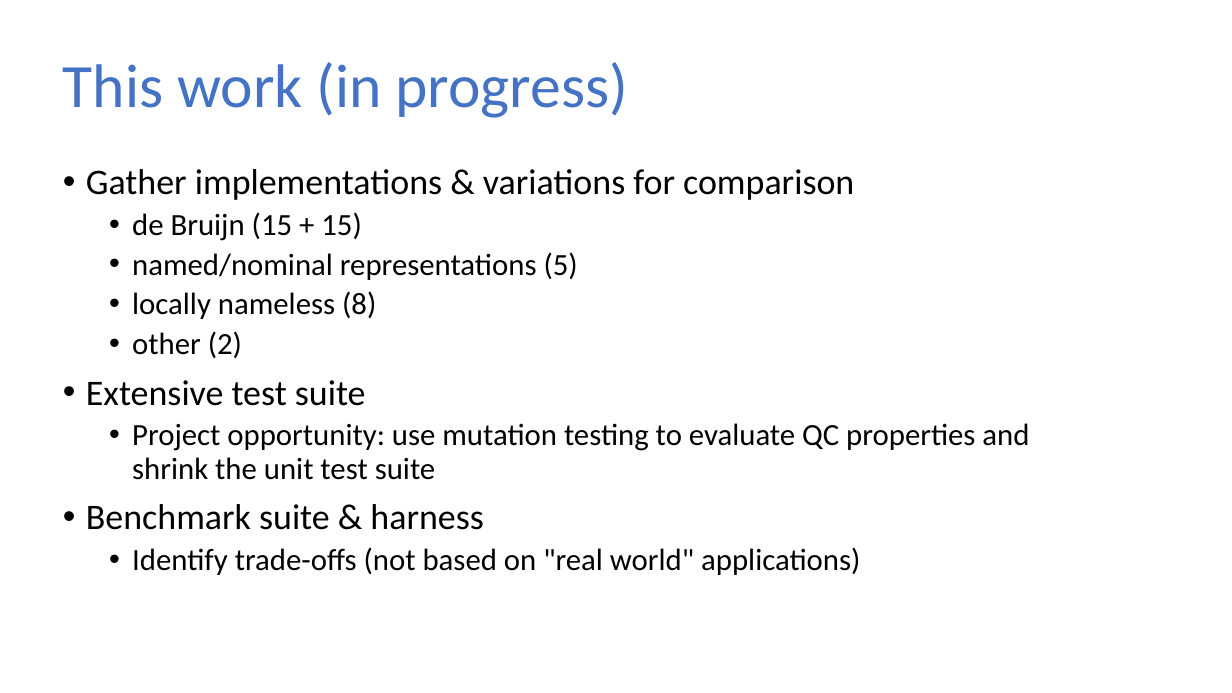
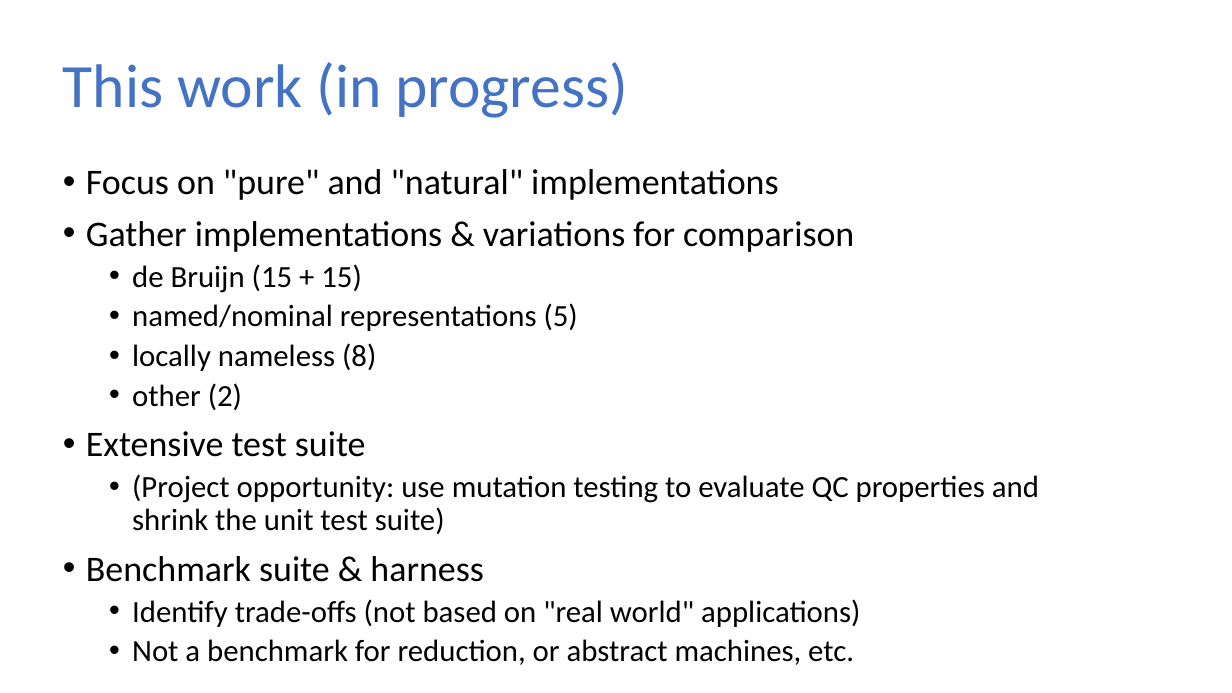
Before and after one commit to sweirich/lambda-n-ways, a slide deck: slide 7 of plclub-2021.pptx. Drawn at 1232x693 pixels with LibreOffice and Linux fonts; fonts in the diff are those of the drawing. Boxes give left, top, right and bottom in pixels: in the first picture for what was removed or moved away, otherwise in the second. Text is boxed around its words. In the diff, an @@ line names an element or a change of style, - is before the commit and + after.

```diff
--- a/plclub-2021.pptx
+++ b/plclub-2021.pptx
@@ text at (86, 169, 778, 200): paragraph added @@
+• Focus on "pure" and "natural" implementations
@@ text at (132, 474, 1039, 534): text changed @@
-  • Project opportunity: use mutation testing to evaluate QC properties and shrink the unit test suite
+  • (Project opportunity: use mutation testing to evaluate QC properties and shrink the unit test suite)
@@ text at (132, 639, 854, 665): paragraph added @@
+  • Not a benchmark for reduction, or abstract machines, etc.
```
Also in this commit, not shown: 3 other slides changed, 10 other files.
